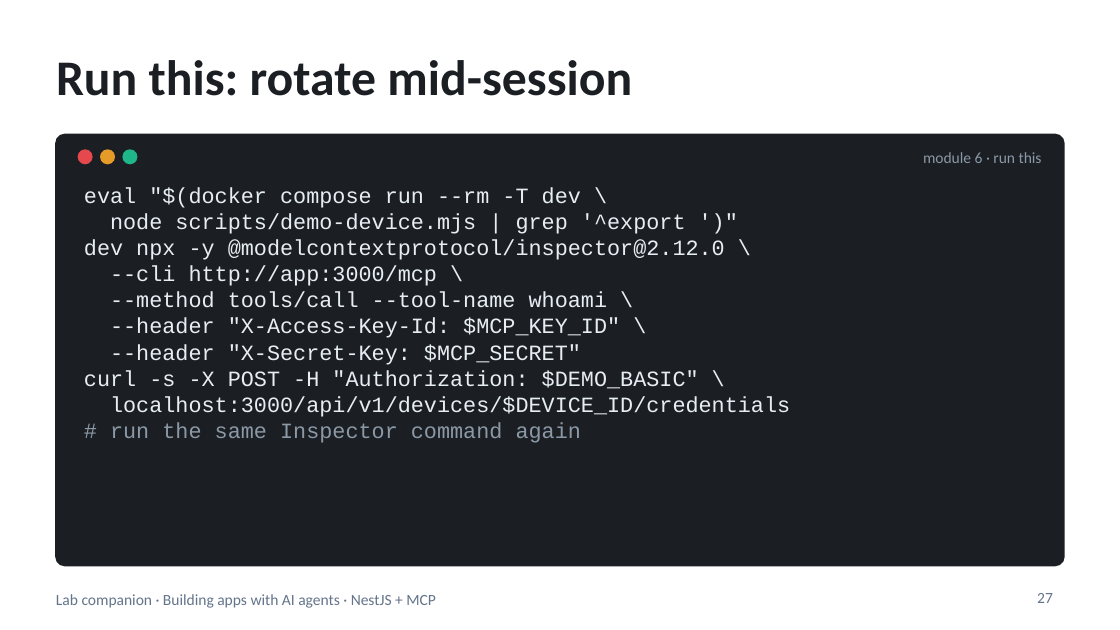
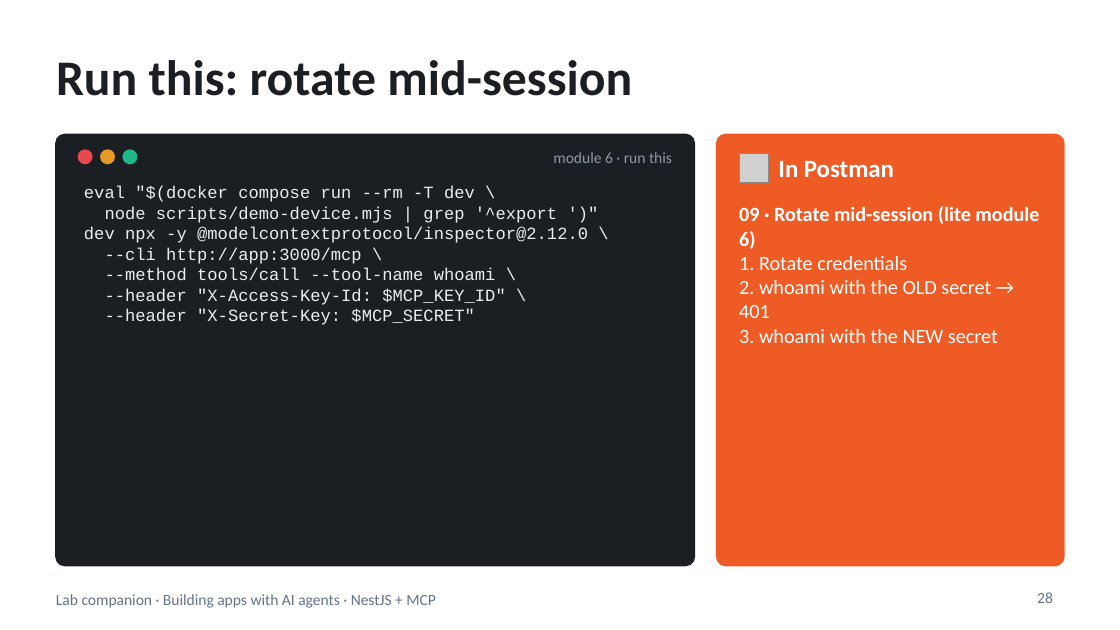
Before and after one commit to blazaga/ai-training-modules, a slide deck: slide 28 of docs/ai-agent-training/slides/lab-companion-lite.pptx (slide 27 before the commit). Drawn at 1120x630 pixels with LibreOffice and Linux fonts; fonts in the diff are those of the drawing; grey boxes stand for pictures. Boxes give left, top, right and bottom in pixels: in the first picture for what was removed or moved away, otherwise in the second. Text is boxed around its words. In the diff, an @@ line names an element or a change of style, - is before the commit and + after.

```diff
--- a/docs/ai-agent-training/slides/lab-companion-lite.pptx
+++ b/docs/ai-agent-training/slides/lab-companion-lite.pptx
@@ rounded rectangle: place and size @@
-rounded rectangle at (56,134,1064,566)
+rounded rectangle at (56,134,694,566)
@@ text "module 6 · run this": place and size @@
-text "module 6 · run this" at (923,152,1042,163)
+text "module 6 · run this" at (553,152,672,163)
@@ rounded rectangle added at (717,134,1064,566), fill #EF5B25, outline #EF5B25 1 pt @@
@@ picture added at (739,153,768,183) @@
@@ text added at (778,161,894,177), 16 pt, text #FFFFFF, bold @@
+In Postman
@@ text "eval "$(docker compose run --rm ..." at (84,185,588,325): size 14 to 11 pt @@
@@ text added at (739,206,1039,343), 13 pt, text #FFFFFF @@
+09 · Rotate mid-session (lite module 6)
+1. Rotate credentials
+2. whoami with the OLD secret → 401
+3. whoami with the NEW secret
@@ text at (84,370,790,443): paragraphs removed @@
-curl -s -X POST -H "Authorization: $DEMO_BASIC" \
-localhost:3000/api/v1/devices/$DEVICE_ID/credentials
-# run the same Inspector command again
@@ page number at (1037,592,1053,603): text changed @@
-27
+28
```
Also in this commit, not shown: 2 other slides changed, 3 slides added, 2 slides removed, 10 other files.
